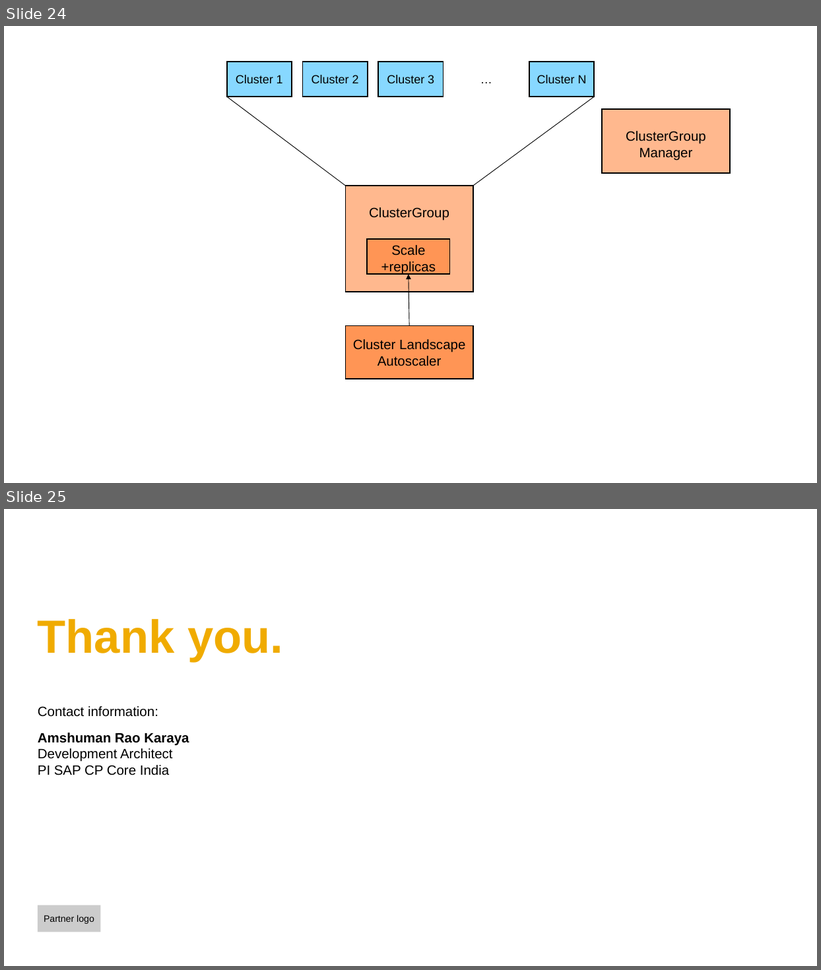
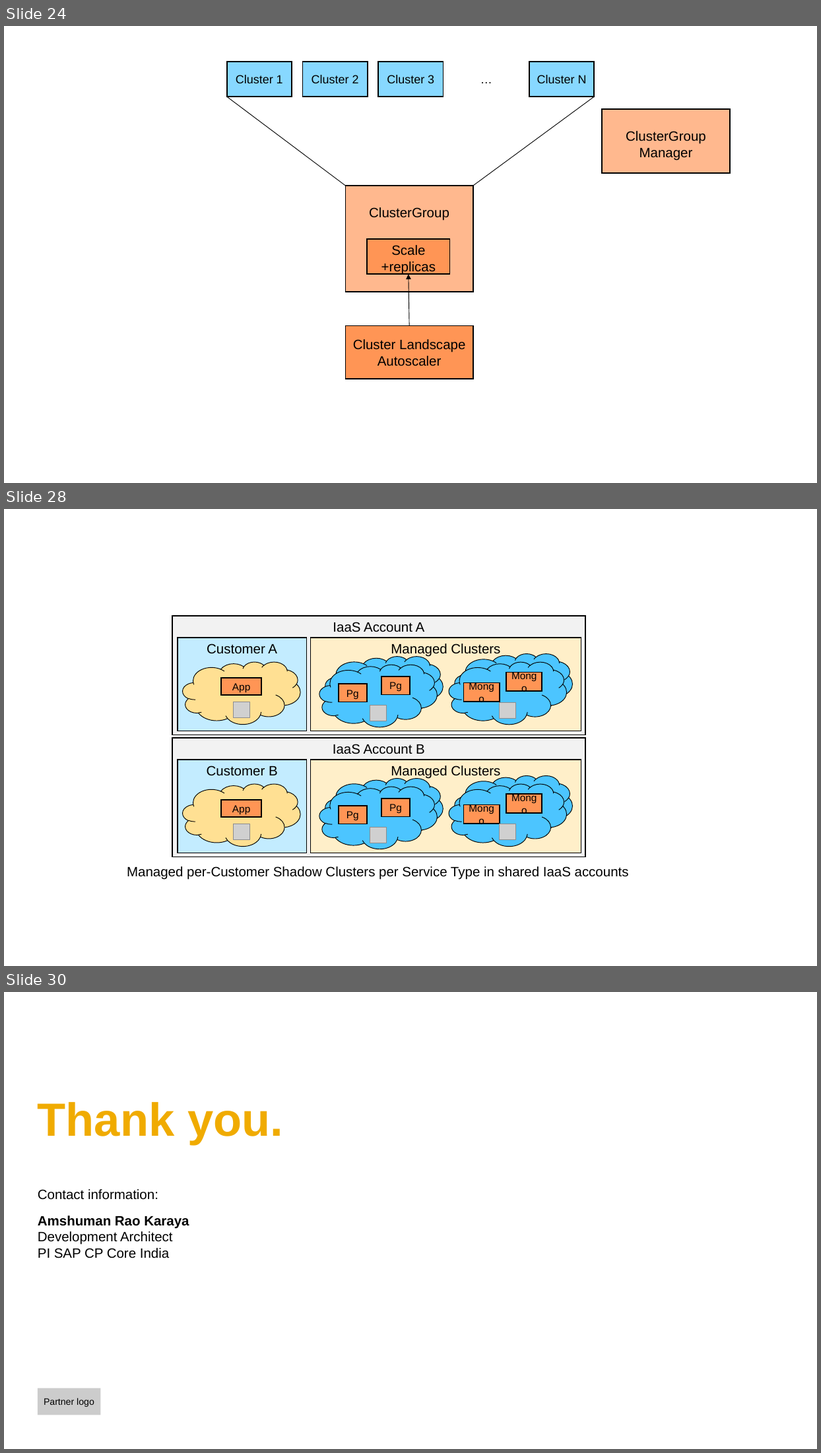
Before and after one commit to cloudfoundry/service-fabrik-broker, a slide deck: interoperator/docs/architecture/diagrams.pptx. Shown one above the other, each under a label of ours: slides 24 and 25 before the commit, slides 24, 28 and 30 after it; the slides between them are not shown. The pictures are 821x970 and 821x1453 pixels, drawn with LibreOffice and Linux fonts; fonts in the diff are those of the drawing; grey boxes stand for pictures; background and template pictures are left out. Boxes give left, top, right and bottom in pixels: in the first picture for what was removed or moved away, otherwise in the second. Text is boxed around its words. In the diff, an @@ line names an element or a change of style, - is before the commit and + after.

```diff
--- a/interoperator/docs/architecture/diagrams.pptx
+++ b/interoperator/docs/architecture/diagrams.pptx
@@ slide 28 added at <box>4,509,817,966</box>, background #FFFFFF @@
@@ group added at <box>127,617,629,880</box>: 16 rectangles, 10 clouds, 6 pictures, 1 text @@
+IaaS Account A
+Customer A
+App
+Managed Clusters
+Pg
+Pg
+Mongo
+Mongo
+IaaS Account B
+Customer B
+App
+Managed Clusters
+Pg
+Pg
+Mongo
+Mongo
+Managed per-Customer Shadow Clusters per Service Type in shared IaaS accounts
@@ what was slide 25 is now slide 30 @@
```
Also in this commit, not shown: 1 slide changed, 4 other slides added, 8 other files.
